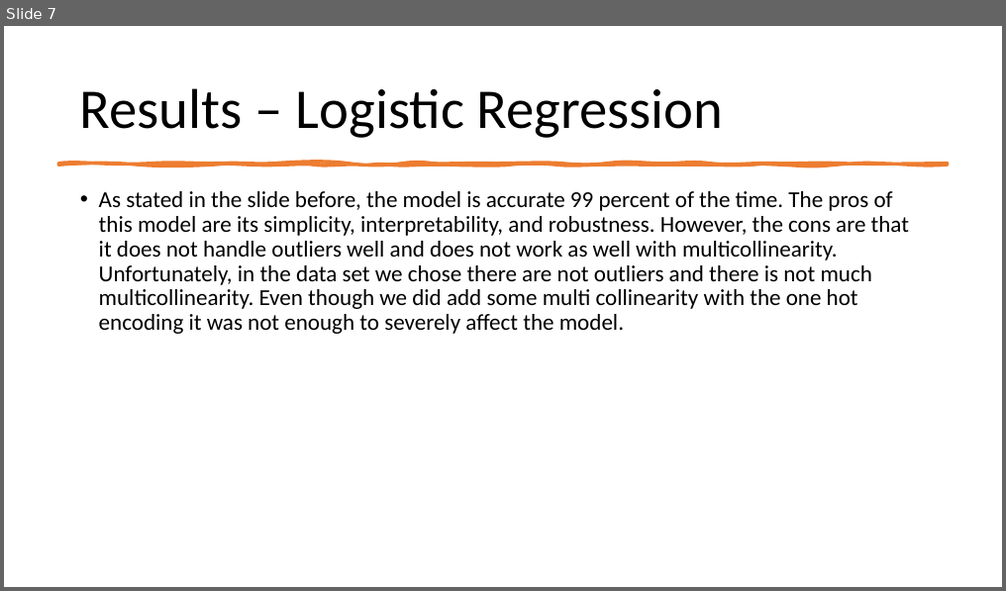
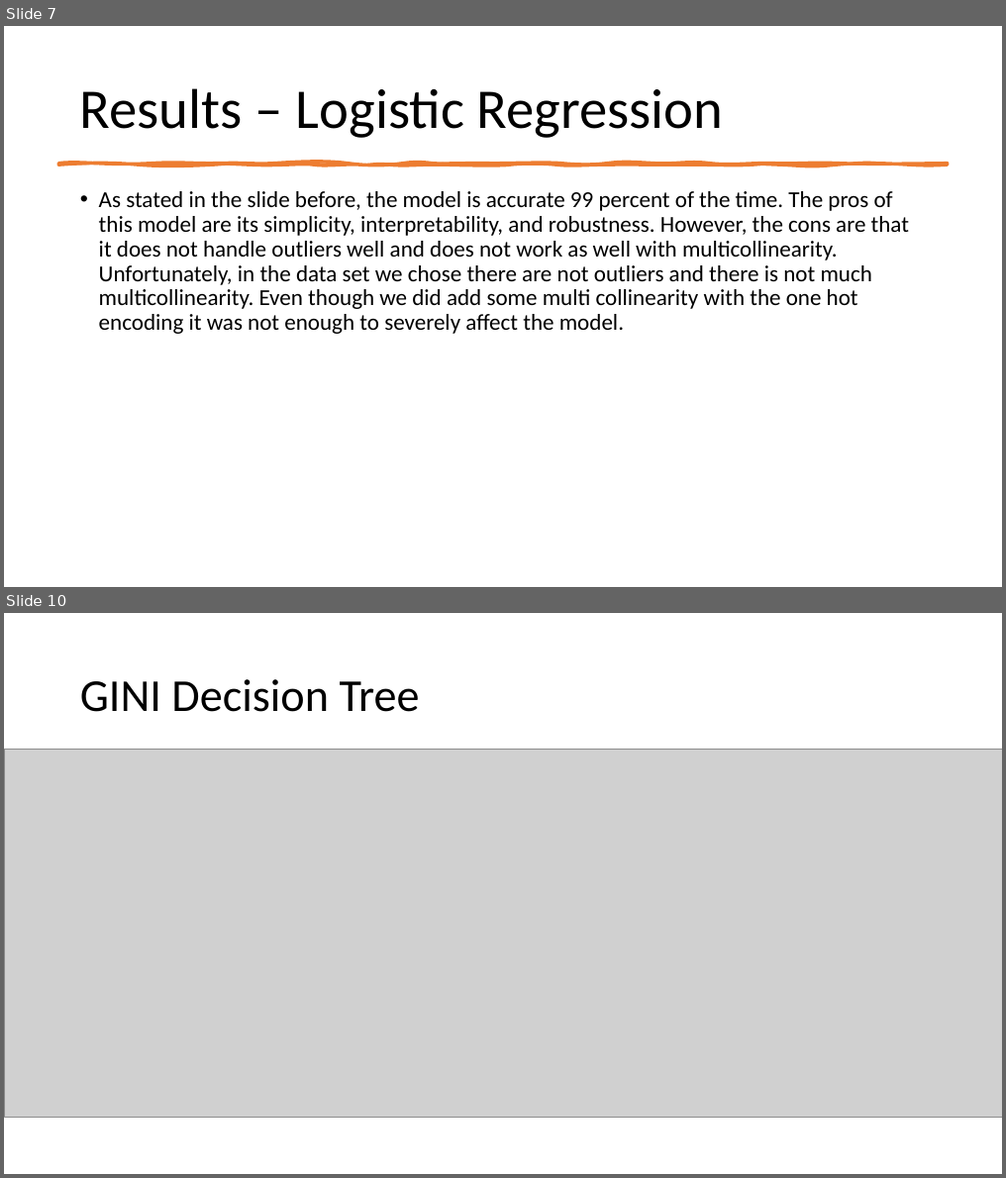
Before and after one commit to Patricker75/Data-Science-Project, a slide deck: Presentation.pptx. Shown one above the other, each under a label of ours: slide 7 before the commit, slides 7 and 10 after it; the slides between them are not shown. The pictures are 1006x591 and 1006x1178 pixels, drawn with LibreOffice and Linux fonts; fonts in the diff are those of the drawing; grey boxes stand for pictures. Boxes give left, top, right and bottom in pixels: in the first picture for what was removed or moved away, otherwise in the second. Text is boxed around its words. In the diff, an @@ line names an element or a change of style, - is before the commit and + after.

```diff
--- a/Presentation.pptx
+++ b/Presentation.pptx
@@ slide 10 added at <box>4,613,1002,1174</box>, background #FFFFFF @@
@@ title added at <box>80,679,420,712</box>, 44 pt, text #000000 @@
+GINI Decision Tree
@@ picture added at <box>4,750,1002,1118</box> @@
```
Also in this commit, not shown: 2 other slides added.
